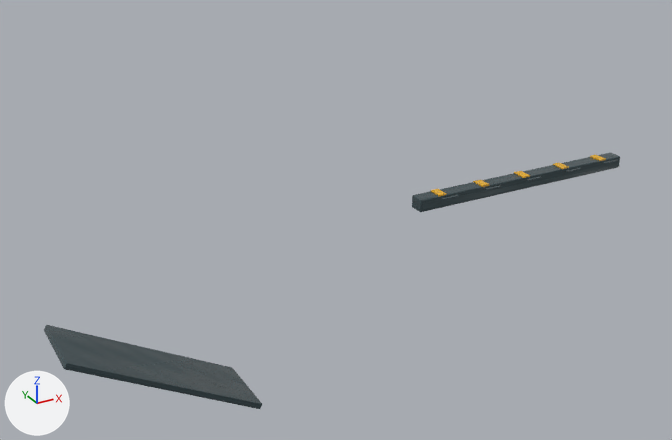
The FBX model stw-o3de/Project/Assets/IndustrialYard/STW_INDUSTRIAL_YARD_01/Environment/STW_INDUSTRIAL_YARD_01_struct.fbx as it was, and as the next commit left it.
Rendered twice from a camera (50 mm lens) standing at (-23.2, -24.8, 17.9) and looking at (-5.3, 7.7, 1.6). The lights are fixed; the arrows at lower left show +X, +Y and +Z. The older version comes first. Where no turn or scale is listed for an object, it has been applied to the vertices.

In view in the first picture: 'annex_ramp', 'roof_service_truss' and 5 more.
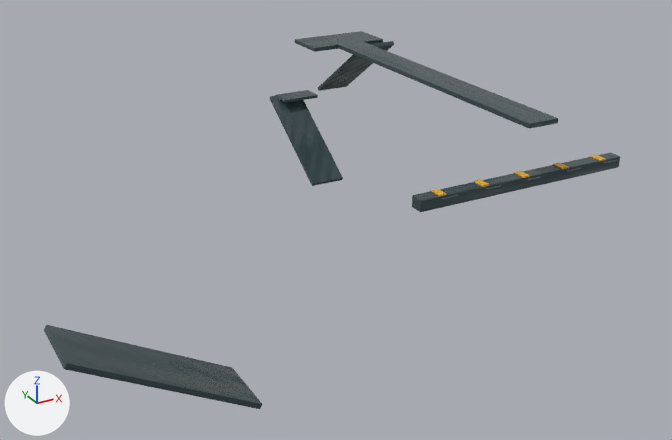
Pixel boxes (x1, y1, x2, y2) of what changed, in the pictures (672 x 440 px):
```json
{"object": "crane_boom", "change": "added", "after": [336, 41, 558, 129]}
{"object": "crane_ramp_1", "change": "added", "after": [270, 92, 343, 186], "on screen": "cyan"}
{"object": "crane_ramp_2", "change": "added", "after": [318, 41, 394, 91]}
{"object": "crane_top_platform", "change": "added", "after": [295, 31, 383, 52]}
{"object": "crane_landing", "change": "added", "after": [277, 90, 318, 103]}
```

Scene script edits in JSON lines:
```json
{"op": "add", "block": "me_cube_178", "code": ["me_cube_178 = bpy.data.meshes.new('Cube.178')", "me_cube_178.from_pydata(...)  # 56 vertices, 54 faces; spans x -1.0..1.0, y -0.6..0.6, z -0.08..0.08", "me_cube_178.materials.append(mat_m_iy_steelpainted)"]}
{"op": "add", "block": "me_cube_179", "code": ["me_cube_179 = bpy.data.meshes.new('Cube.179')", "me_cube_179.from_pydata(...)  # 56 vertices, 54 faces; spans x -0.9..0.9, y -2.55..2.55, z -1.8..1.8", "me_cube_179.materials.append(mat_m_iy_steelpainted)"]}
{"op": "add", "block": "me_cube_180", "code": ["me_cube_180 = bpy.data.meshes.new('Cube.180')", "me_cube_180.from_pydata(...)  # 56 vertices, 54 faces; spans x -0.9..0.9, y -2.55..2.55, z -1.8..1.8", "me_cube_180.materials.append(mat_m_iy_steelpainted)"]}
{"op": "add", "block": "me_cube_181", "code": ["me_cube_181 = bpy.data.meshes.new('Cube.181')", "me_cube_181.from_pydata(...)  # 56 vertices, 54 faces; spans x -2.0..2.0, y -1.1..1.1, z -0.1..0.1", "me_cube_181.materials.append(mat_m_iy_steelpainted)"]}
{"op": "add", "block": "me_cube_177", "code": ["me_cube_177 = bpy.data.meshes.new('Cube.177')", "me_cube_177.from_pydata(...)  # 56 vertices, 54 faces; spans x -0.7..0.7, y -7.5..7.5, z -0.1..0.1", "me_cube_177.materials.append(mat_m_iy_steelpainted)"]}
{"op": "add", "block": "ob_crane_landing", "code": ["ob_crane_landing = bpy.data.objects.new('crane_landing', me_cube_178)", "ob_crane_landing.location = (-1.0, 20.0, 3.5)"]}
{"op": "add", "block": "ob_crane_ramp_1", "code": ["ob_crane_ramp_1 = bpy.data.objects.new('crane_ramp_1', me_cube_179)", "ob_crane_ramp_1.location = (-1.5, 18.0, 1.77)"]}
{"op": "add", "block": "ob_crane_ramp_2", "code": ["ob_crane_ramp_2 = bpy.data.objects.new('crane_ramp_2', me_cube_180)", "ob_crane_ramp_2.location = (1.5, 18.0, 5.28)"]}
{"op": "add", "block": "ob_crane_top_platform", "code": ["ob_crane_top_platform = bpy.data.objects.new('crane_top_platform', me_cube_181)", "ob_crane_top_platform.location = (0.0, 17.0, 7.05)"]}
{"op": "add", "block": "ob_crane_boom", "code": ["ob_crane_boom = bpy.data.objects.new('crane_boom', me_cube_177)", "ob_crane_boom.location = (0.0, 8.5, 7.1)"]}
```
